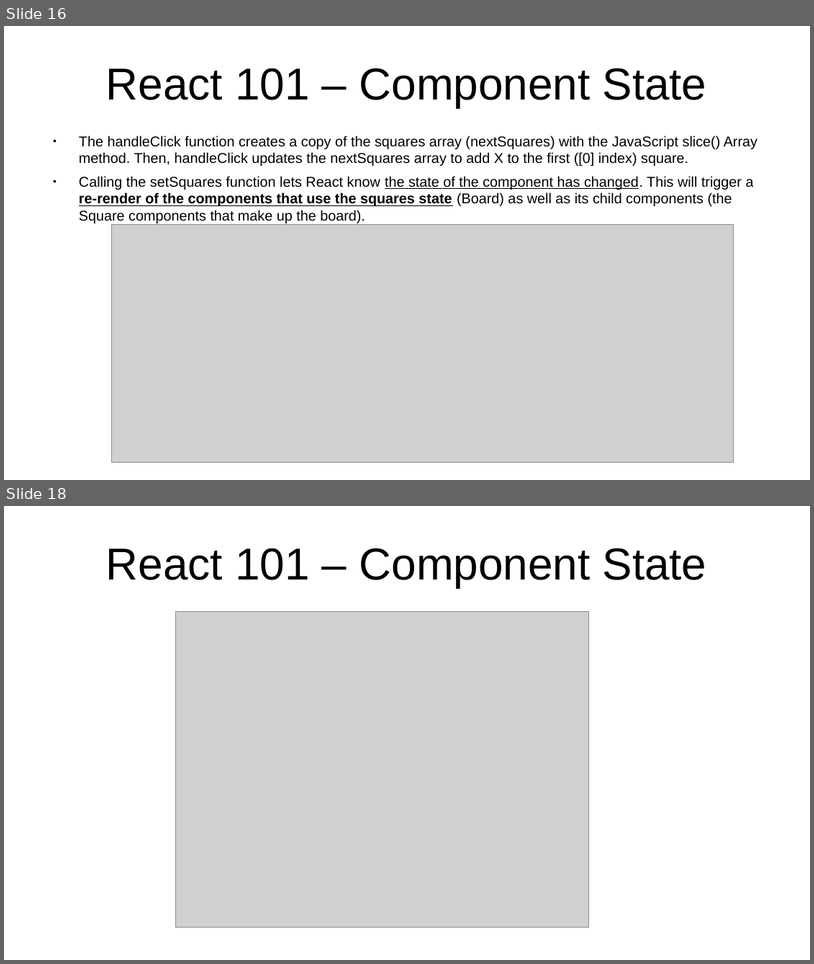
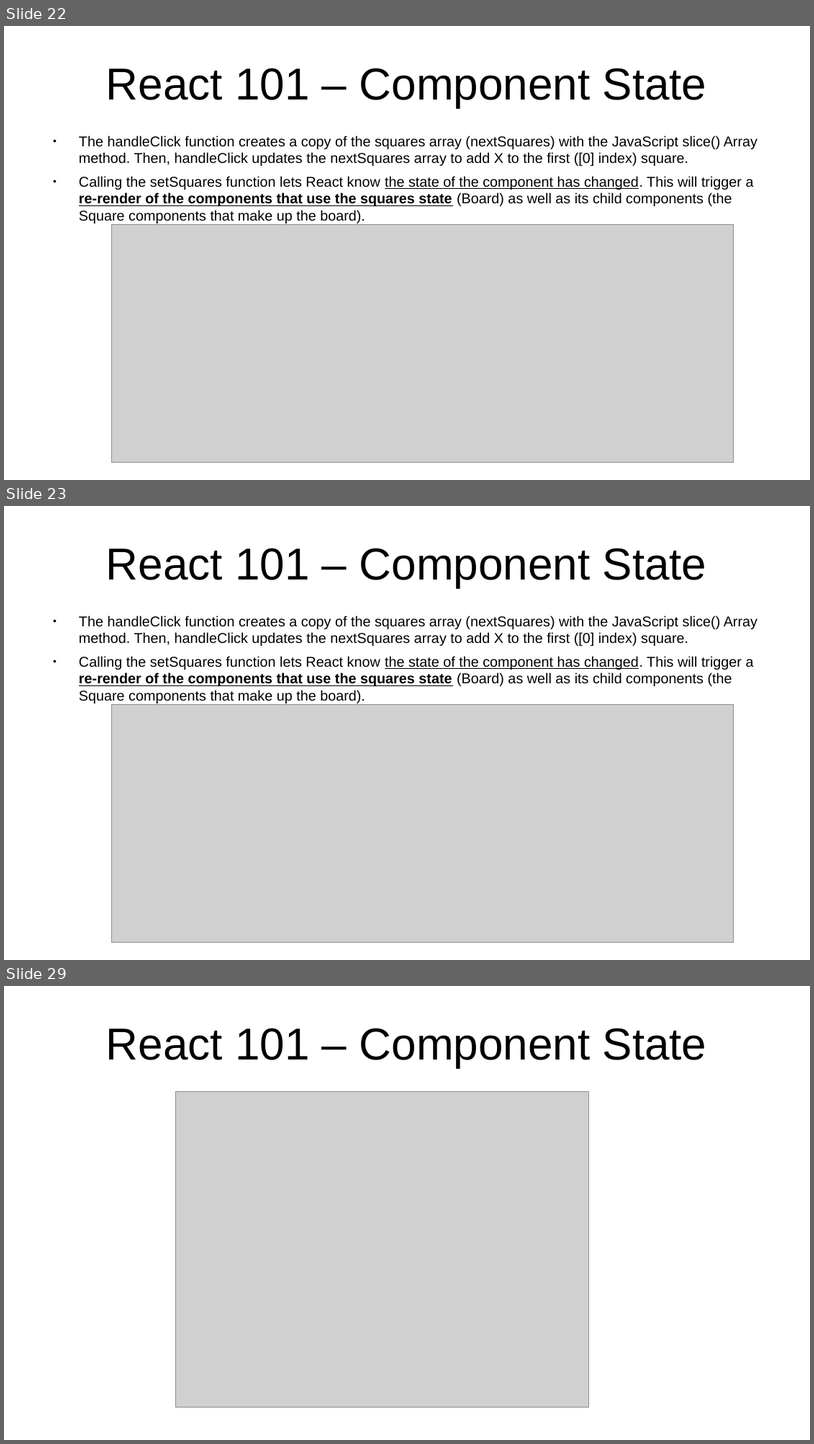
Before and after one commit to marcus-yeagle/react-tutorial, a slide deck: React 101.pptx. Shown one above the other, each under a label of ours: slides 16 and 18 before the commit, slides 22, 23 and 29 after it; the slides between them are not shown. The pictures are 814x964 and 814x1444 pixels, drawn with LibreOffice and Linux fonts; fonts in the diff are those of the drawing; grey boxes stand for pictures. Boxes give left, top, right and bottom in pixels: in the first picture for what was removed or moved away, otherwise in the second. Text is boxed around its words. In the diff, an @@ line names an element or a change of style, - is before the commit and + after.

```diff
--- a/React 101.pptx
+++ b/React 101.pptx
@@ slide 23 added at <box>4,506,810,960</box>, background #FFFFFF @@
@@ title added at <box>106,548,707,587</box>, 44 pt, text #000000 @@
+React 101 – Component State
@@ text added at <box>79,615,758,703</box>, 14 pt, text #000000 @@
+● The handleClick function creates a copy of the squares array (nextSquares) with the JavaScript slice() Array method. Then, handleClick updates the nextSquares array to add X to the first ([0] index) square.
+● Calling the setSquares function lets React know the state of the component has changed. This will trigger a re-render of the components that use the squares state (Board) as well as its child components (the Square components that make up the board).
@@ picture added at <box>111,704,733,942</box> @@
@@ what was slide 16 is now slide 22 @@
@@ what was slide 18 is now slide 29 @@
```
Also in this commit, not shown: 7 slides changed, 11 other slides added, 1 slide removed, 2 other files.
